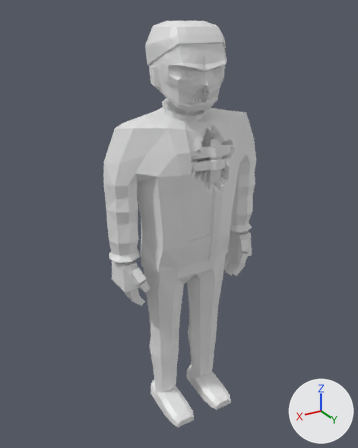
Two versions of the glTF model assets/models/zombie_office_m_b3.glb, one commit apart.
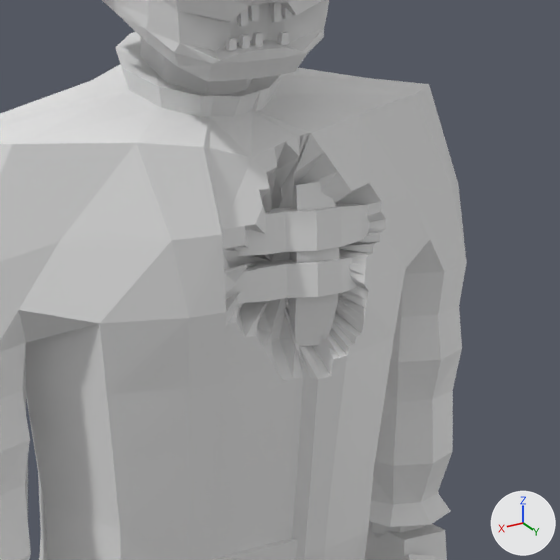
There are two pictures of each version: one whole from a 50 mm lens placed at (1.165, 1.886, 1.975), pointed at (0.024, -0.014, 1.025), one close up on the part from 36% to 79% of the width and 20% to 54% of the height. Arrows for +X, +Y and +Z are at lower right; the lights stay in place. The last two pictures show the newer version. Vertices at exactly the same position are counted once.

Names of what the first close-up shows: 'zombie_office_m_b3'.
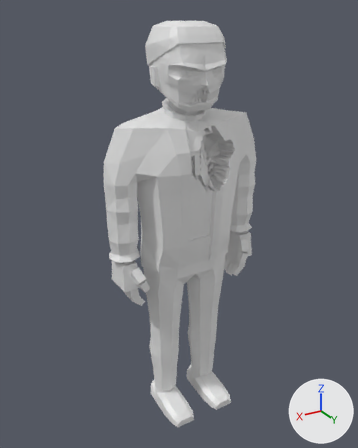
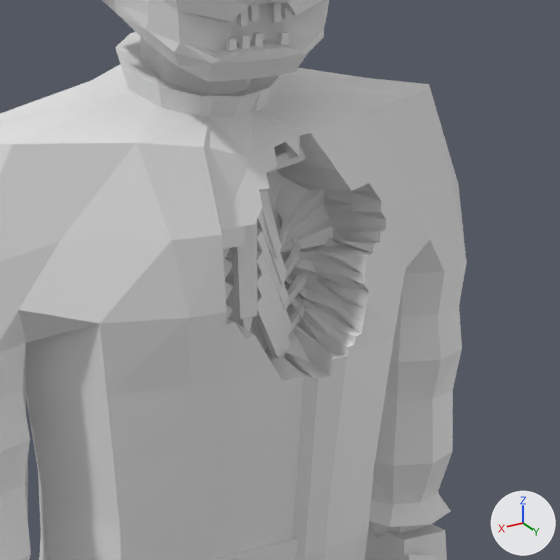
Edits to the bpy script that builds the scene:
```text
Change me_zombie_office_m_b3:
    used by ob_zombie_office_m_b3; location = (0.0, 0.0, 0.0)
    remove me_zombie_office_m_b3.from_pydata(...)  # 1917 vertices, 3678 faces; spans x -0.41..0.41, y -0.16..0.22, z 0.0..1.94
    add me_zombie_office_m_b3.from_pydata(...)  # 2373 vertices, 4482 faces; spans x -0.41..0.41, y -0.16..0.22, z 0.0..1.94
    me_zombie_office_m_b3 part 1: the loose piece of 8 vertices spanning x -0.02..0.02, y -0.04..-0.01, z 1.43..1.45 is copied, and the copy is scaled about its middle by (0.255, -0.204, -1.36), then moved by (0.0, 0.12, -0.16); it spans x -0.01..0.01, y 0.1..0.11, z 1.27..1.3
    me_zombie_office_m_b3 part 2: 240 vertices moved from x -0.18..0.06, y 0.04..0.15, z 1.26..1.47 to x -0.17..0.1, y -0.11..0.12, z 1.19..1.5; 448 vertices added at x -0.24..0.24, y -0.1..0.11, z 1.11..1.52
```

Pixel boxes [x1, y1, x2, y2] of what changed, in the close-ups (560 x 560 px):
part 1 of me_zombie_office_m_b3, added (mostly hidden): after [240, 317, 253, 332]
part 2 of me_zombie_office_m_b3, cut back: [223, 133, 386, 381] in both
